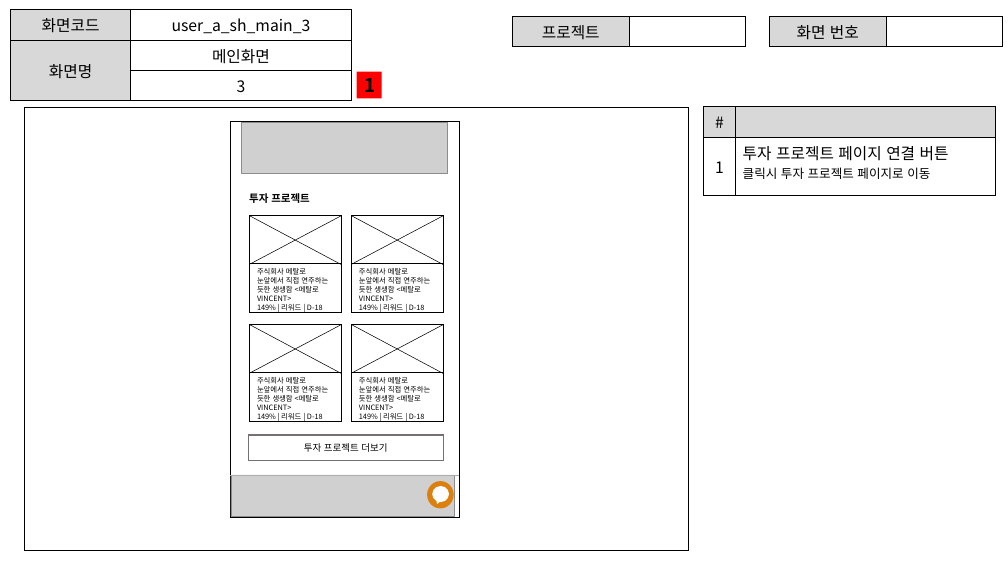
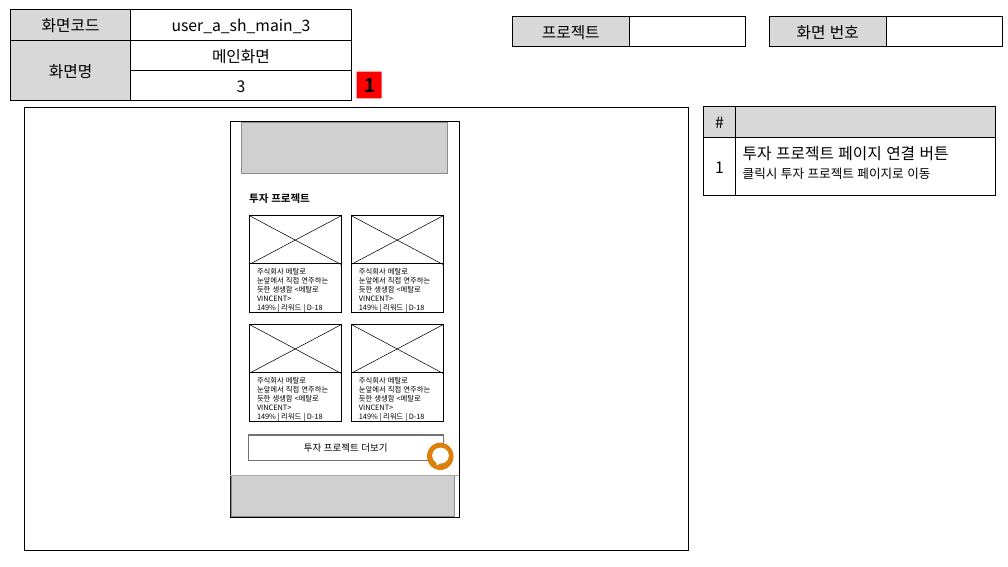
Before and after one commit to ezenteam2/EzenCrowdFunding, a slide deck: slide 4 of project03 화면설계서/project03 - 화면 설계서 - 서희.pptx. Drawn at 1008x567 pixels with LibreOffice and Linux fonts; fonts in the diff are those of the drawing; grey boxes stand for pictures. Boxes give left, top, right and bottom in pixels: in the first picture for what was removed or moved away, otherwise in the second. Text is boxed around its words. In the diff, an @@ line names an element or a change of style, - is before the commit and + after.

```diff
--- a/project03 화면설계서/project03 - 화면 설계서 - 서희.pptx
+++ b/project03 화면설계서/project03 - 화면 설계서 - 서희.pptx
@@ ellipse: place and size @@
-ellipse at [427,481,454,508]
+ellipse at [427,443,454,470]
@@ speech bubble: place and size @@
-speech bubble at [433,486,449,502]
+speech bubble at [433,448,449,464]
```
Also in this commit, not shown: 3 other slides changed.
